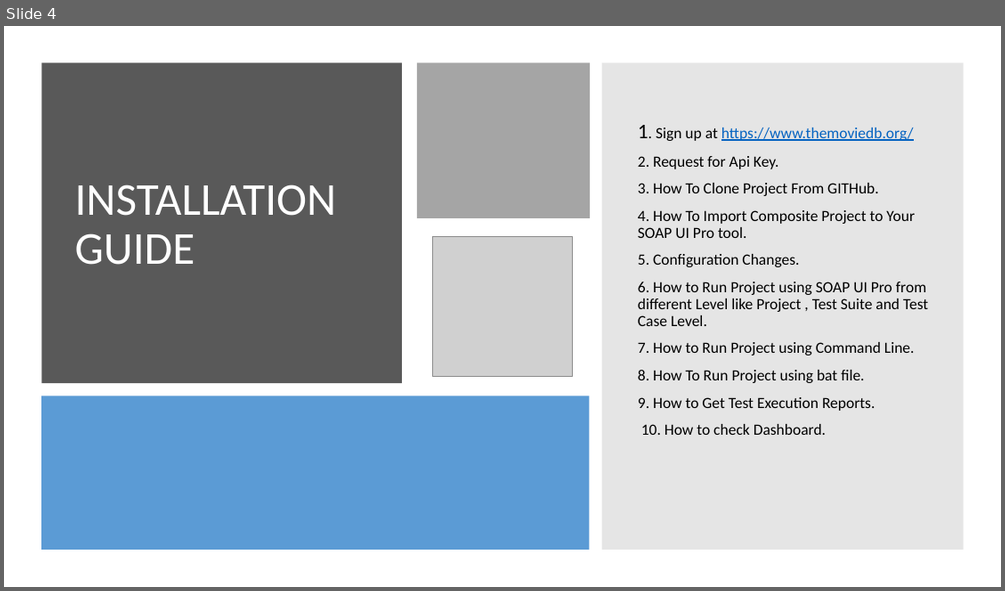
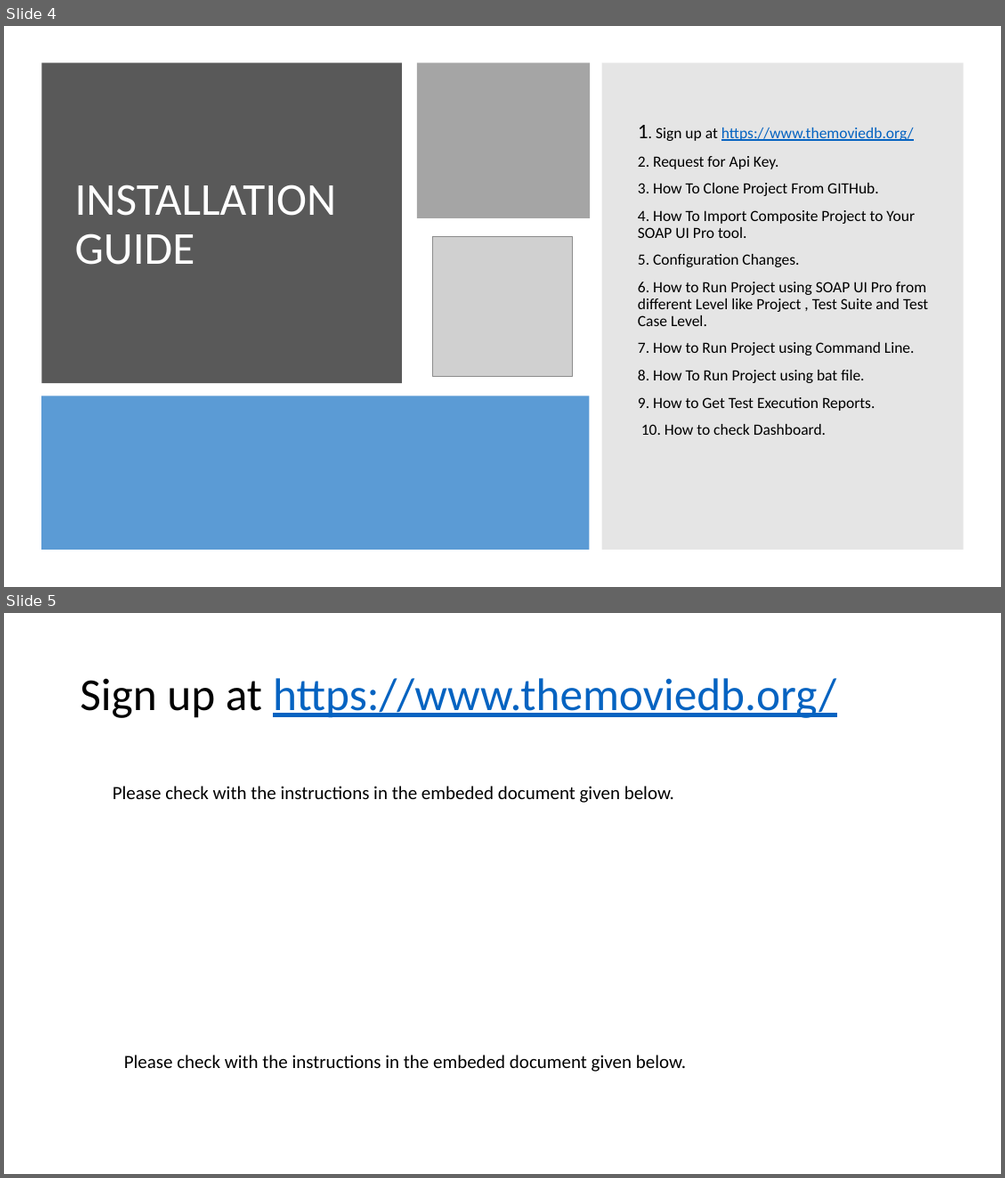
Before and after one commit to arpans2112/SoFi_TMDB_API_Project, a slide deck: SoFi TMDB Api Project User Guide.pptx. Shown one above the other, each under a label of ours: slide 4 before the commit, slides 4 and 5 after it. The pictures are 1005x591 and 1005x1178 pixels, drawn with LibreOffice and Linux fonts; fonts in the diff are those of the drawing; grey boxes stand for pictures. Boxes give left, top, right and bottom in pixels: in the first picture for what was removed or moved away, otherwise in the second. Text is boxed around its words. In the diff, an @@ line names an element or a change of style, - is before the commit and + after.

```diff
--- a/SoFi TMDB Api Project User Guide.pptx
+++ b/SoFi TMDB Api Project User Guide.pptx
@@ slide 5 added at [4, 613, 1001, 1174], background #FFFFFF @@
@@ title added at [80, 678, 836, 718], 44 pt, text #0563C1, underline @@
+Sign up at https://www.themoviedb.org/
@@ text added at [113, 786, 674, 803], 18 pt, text #000000 @@
+Please check with the instructions in the embeded document given below.
@@ text added at [124, 1054, 686, 1071], 18 pt, text #000000 @@
+Please check with the instructions in the embeded document given below.
```
Also in this commit, not shown: 1 other slide added, 4 other files.
